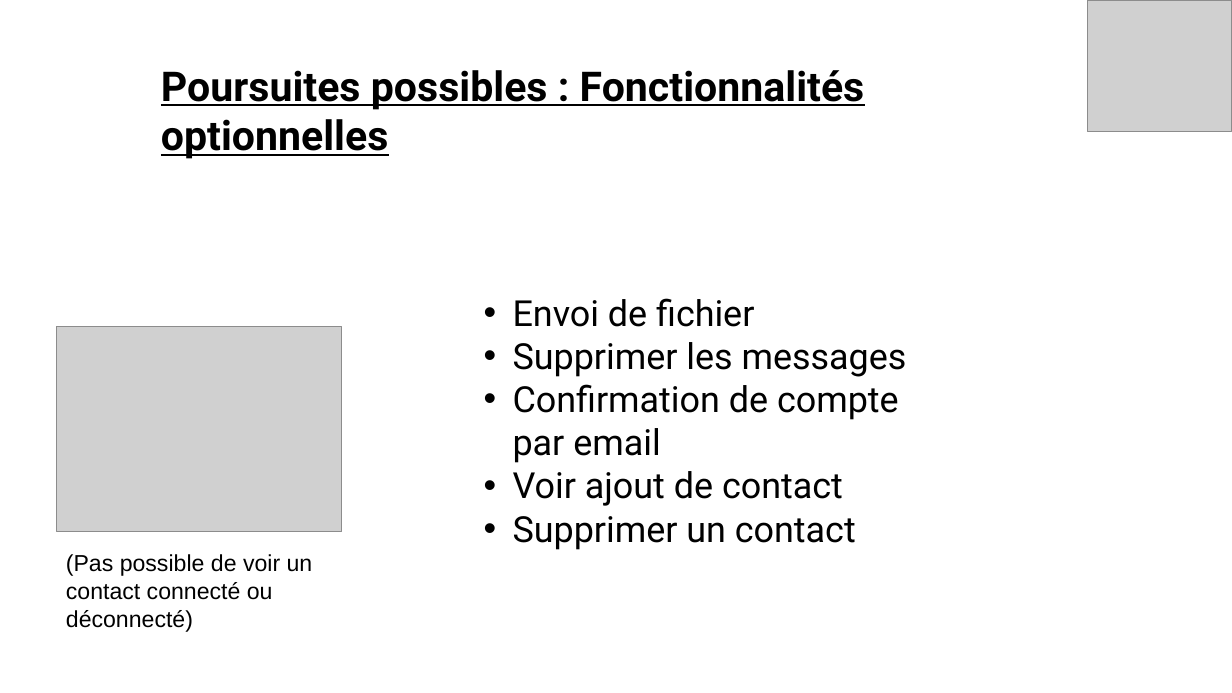
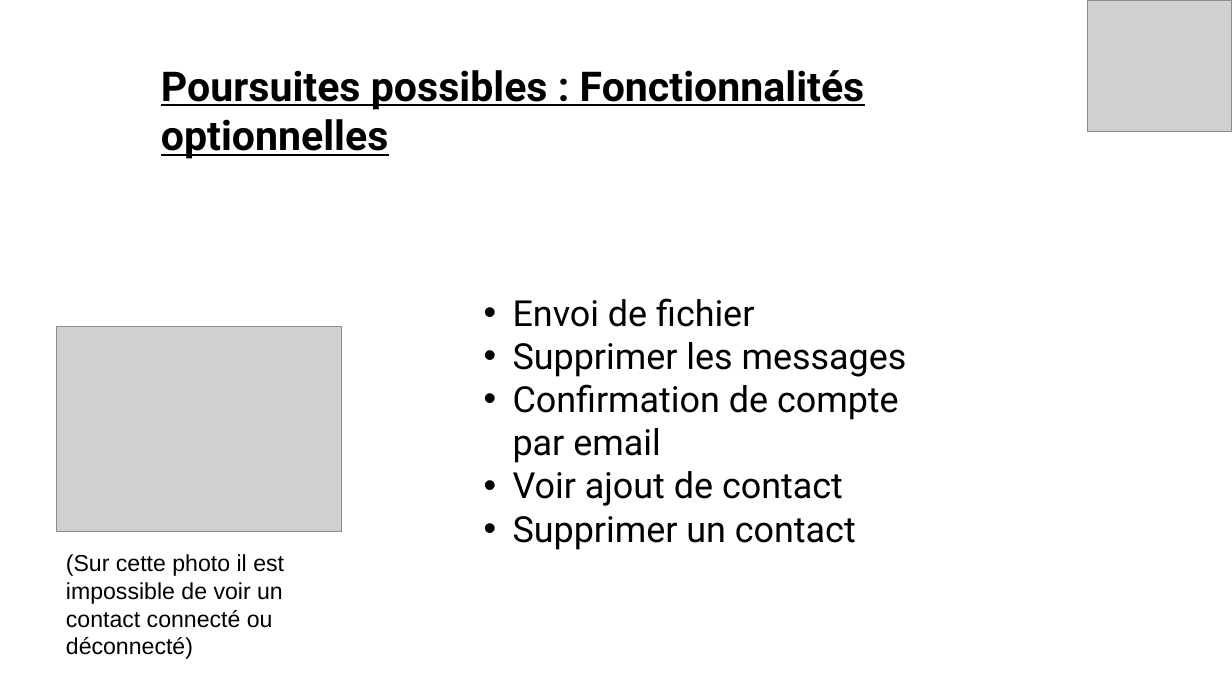
Before and after one commit to vento11b/mini-projet2, a slide deck: slide 12 of Présentation/TOKI.pptx. Drawn at 1232x693 pixels with LibreOffice and Linux fonts; fonts in the diff are those of the drawing; grey boxes stand for pictures. Boxes give left, top, right and bottom in pixels: in the first picture for what was removed or moved away, otherwise in the second. Text is boxed around its words. In the diff, an @@ line names an element or a change of style, - is before the commit and + after.

```diff
--- a/Présentation/TOKI.pptx
+++ b/Présentation/TOKI.pptx
@@ text at [66, 554, 284, 659]: text changed @@
-(Pas possible de voir un contact connecté ou déconnecté)
+(Sur cette photo il est impossible de voir un contact connecté ou déconnecté)
```
Also in this commit, not shown: 10 other slides changed.
